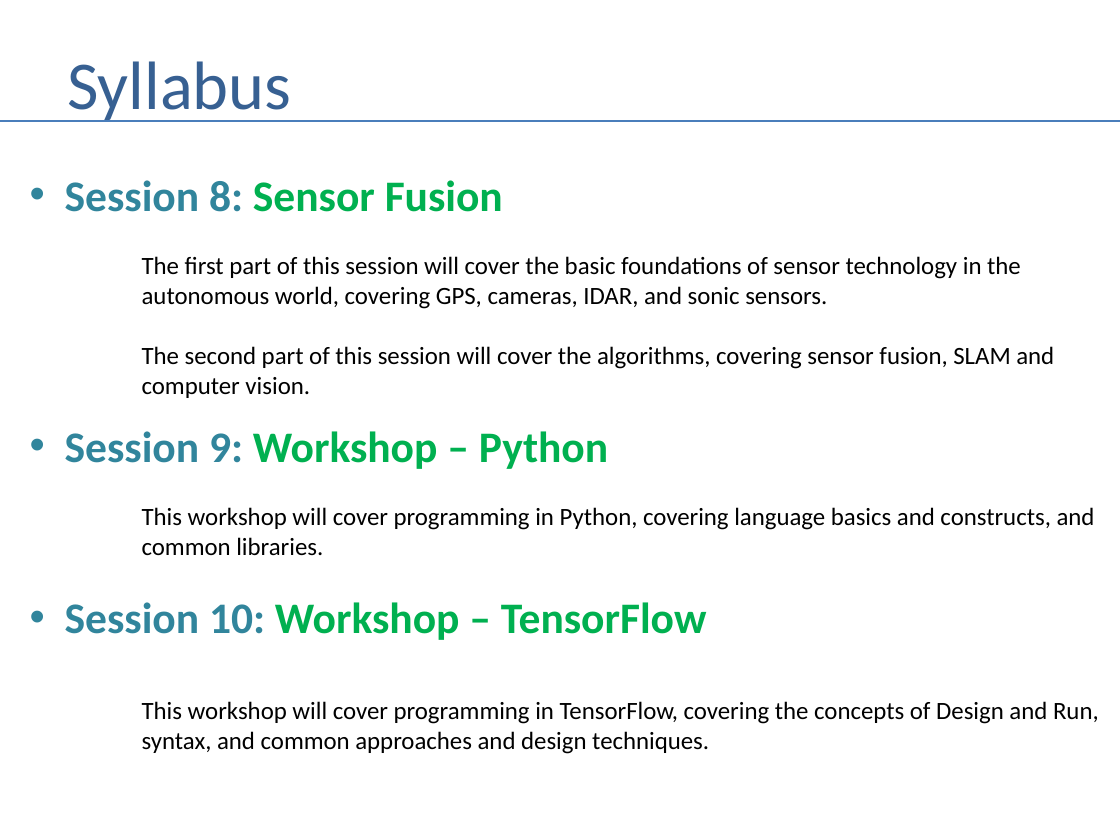
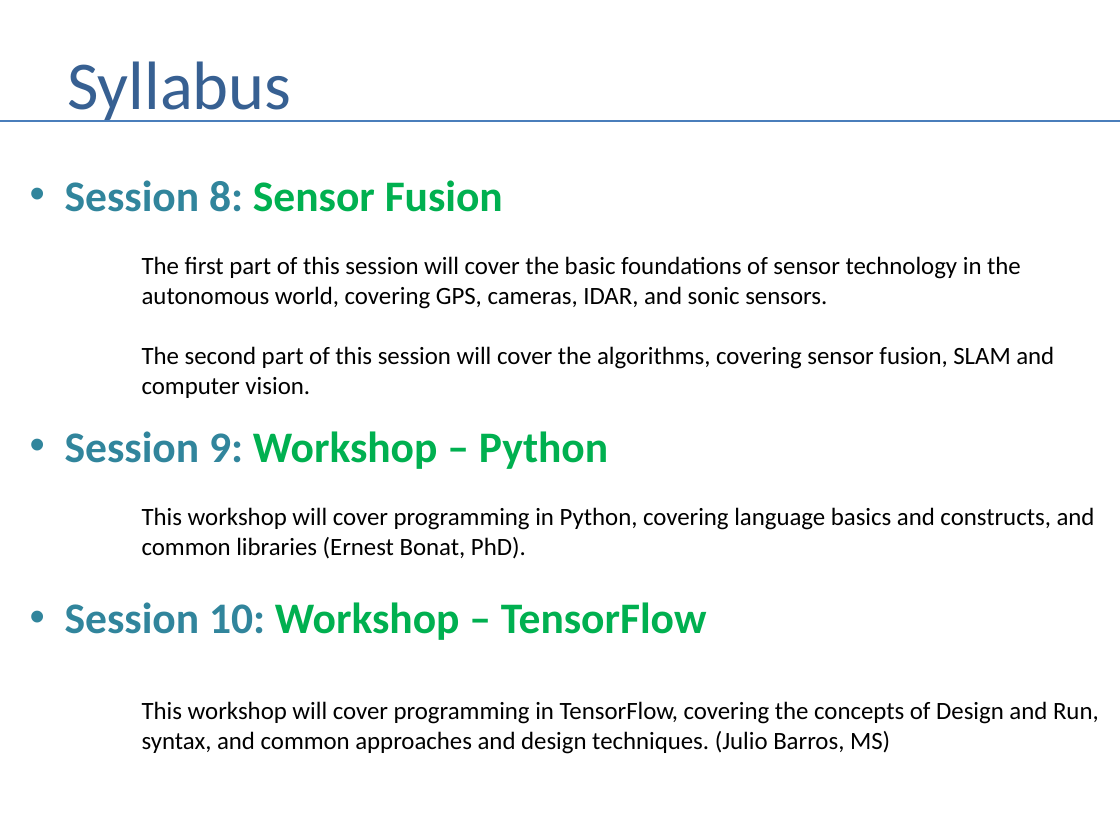
Before and after one commit to andrewferlitsch/Portland-Data-Science-Group, a slide deck: slide 8 of Presentations/AI Training Syllabus.pptx. Drawn at 1120x840 pixels with LibreOffice and Linux fonts; fonts in the diff are those of the drawing. Boxes give left, top, right and bottom in pixels: in the first picture for what was removed or moved away, otherwise in the second. Text is boxed around its words. In the diff, an @@ line names an element or a change of style, - is before the commit and + after.

Commit message:
syllabus update

```diff
--- a/Presentations/AI Training Syllabus.pptx
+++ b/Presentations/AI Training Syllabus.pptx
@@ text at box(142, 537, 526, 559): text changed @@
-common libraries.
+common libraries (Ernest Bonat, PhD).
@@ text at box(142, 731, 890, 754): text changed @@
-syntax, and common approaches and design techniques.
+syntax, and common approaches and design techniques. (Julio Barros, MS)
```
Also in this commit, not shown: 1 other slide changed.
